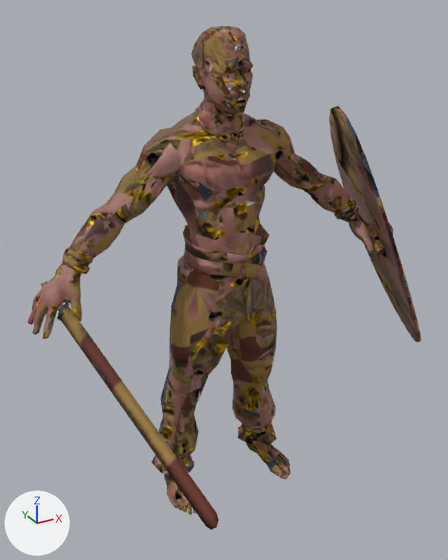
What one commit did to the glTF model public/battles/models/gallic-infantry.glb.
Camera for both pictures: a 50 mm lens placed at (-0.952, -1.721, 1.72), pointed at (-0.076, -0.128, 0.923). Every picture has the same lights, and +X, +Y and +Z are marked at lower left. The first picture is the older version. Objects named as collision shapes, trigger or cutter boxes, shadow casters or lower levels of detail are left out. Vertices at exactly the same position are counted once.

Names of what the first picture shows: 'LOD0'.
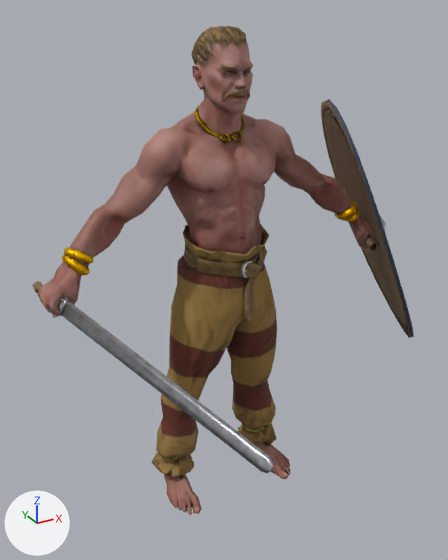
Location of each change, (x1, y1, x2, y2) in pixels of the pictures (448 x 560 px; the box of a moved part takes in the faces that stretch with it):
'LOD0', reshaped: before (27, 26, 421, 530); after (32, 26, 414, 515)
part 1 of me_lod0, added: after (32, 281, 62, 308)
part 2 of me_lod0, moved or reshaped: before (27, 70, 421, 530); after (38, 44, 414, 473)
part 3 of me_lod0, moved or reshaped (mostly hidden): before (248, 442, 262, 459); after (254, 442, 260, 448)
part 4 of me_lod0, moved or reshaped: before (181, 499, 187, 512); after (181, 499, 188, 513)
part 5 of me_lod0, surface changed: before (38, 26, 372, 515); after (54, 26, 373, 515)

Diff of the bpy script that builds the scene:
```diff
--- a/public/battles/models/gallic-infantry.glb.py
+++ b/public/battles/models/gallic-infantry.glb.py
@@ me_lod0 @@
 # used by ob_lod0; location = (0.0, 0.0, 0.0)
-me_lod0.from_pydata(...)  # 3150 vertices, 6144 faces; spans x -0.67..0.93, y -0.82..0.24, z 0.0..1.67
+me_lod0.from_pydata(...)  # 3150 vertices, 6145 faces; spans x -0.63..0.9, y -0.79..0.26, z 0.0..1.67
+# me_lod0 part 1: the loose piece of 18 vertices spanning x -0.61..-0.57, y -0.07..0.06, z 0.9..0.96 is copied, and the copy is multiplied about its middle by the matrix ((0.977, -0.198, -0.081), (0.202, 0.979, 0.037), (0.072, -0.053, 0.996)), then moved by (-0.01, 0.01, 0.01); it spans x -0.63..-0.57, y -0.06..0.07, z 0.91..0.96
+# me_lod0 part 2: 88 vertices moved from x -0.66..0.66, y -0.11..0.1, z 0.86..1.56 to x -0.63..0.69, y -0.11..0.1, z 0.81..1.56; 761 vertices removed from x -0.67..0.93, y -0.82..0.24, z 0.43..1.56; 743 vertices added at x -0.63..0.9, y -0.79..0.26, z 0.45..1.61
+# me_lod0 part 3: 4 vertices removed from x 0.16..0.23, y 0.05..0.1, z 0.03..0.14; 4 vertices added at x 0.16..0.23, y 0.04..0.09, z 0.03..0.14
+# me_lod0 part 4: 3 vertices removed from x -0.22, y -0.11..-0.1, z 0.01..0.03; 3 vertices added at x -0.23..-0.22, y -0.11..-0.09, z 0.01..0.03
+# me_lod0 part 5: 3885 kept faces spanning x -0.63..0.6, y -0.15..0.18, z 0.0..1.67 get new texture (UV) coordinates
 me_lod0.materials.append(mat_gallic_infantry)
```
